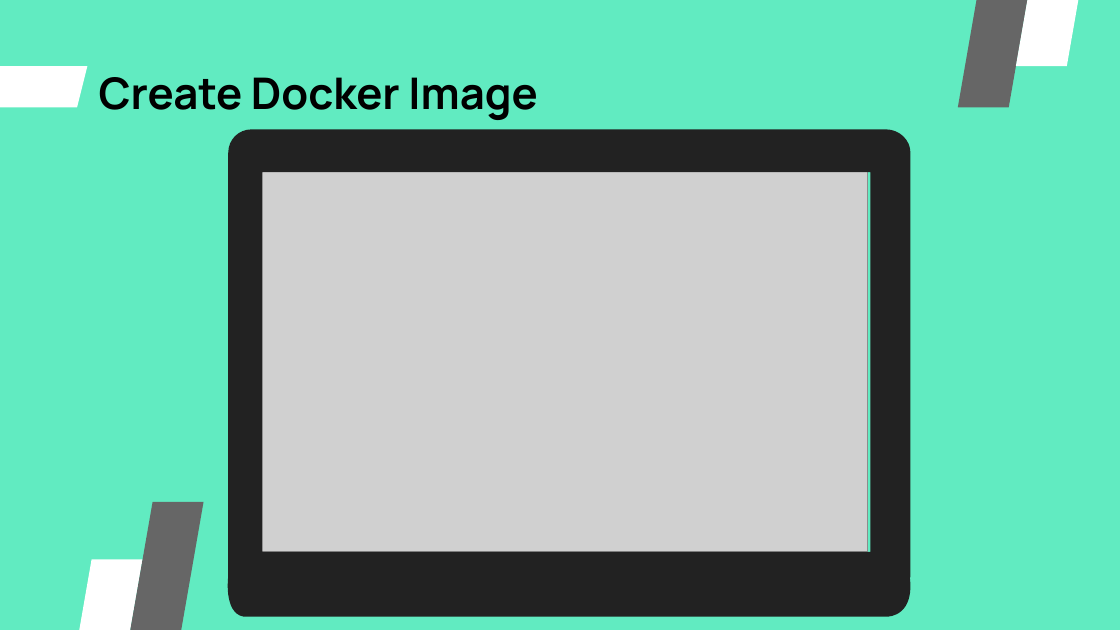
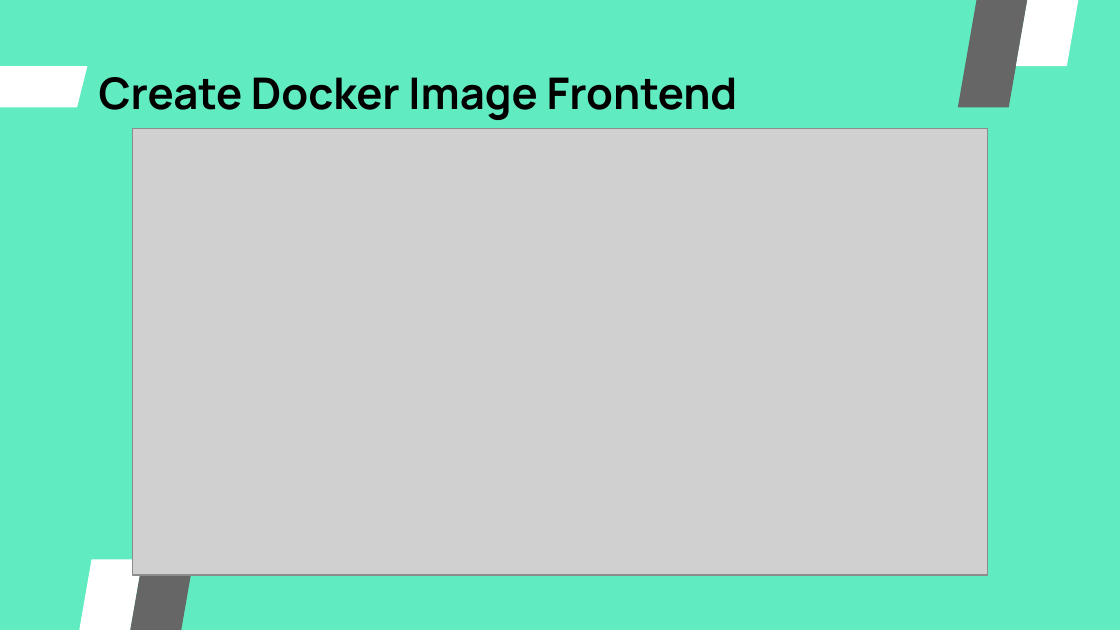
Before and after one commit to igstbagusdharmaputra/DumbwaysBootcamp, a slide deck: slide 10 of dumbweek3/Dumbweek3.pptx (slide 7 before the commit). Drawn at 1120x630 pixels with LibreOffice and Linux fonts; fonts in the diff are those of the drawing; grey boxes stand for pictures. Boxes give left, top, right and bottom in pixels: in the first picture for what was removed or moved away, otherwise in the second. Text is boxed around its words. In the diff, an @@ line names an element or a change of style, - is before the commit and + after.

```diff
--- a/dumbweek3/Dumbweek3.pptx
+++ b/dumbweek3/Dumbweek3.pptx
@@ title at [99, 77, 738, 120]: text changed @@
-Create Docker Image
+Create Docker Image Frontend
@@ picture: place and size @@
-picture at [252, 166, 867, 551]
+picture at [132, 129, 988, 576]
@@ freeform shape removed at [228, 130, 911, 578] @@
@@ freeform shape removed at [223, 575, 915, 616] @@
```
Also in this commit, not shown: 17 other slides changed, 67 slides added, 1 other file.
